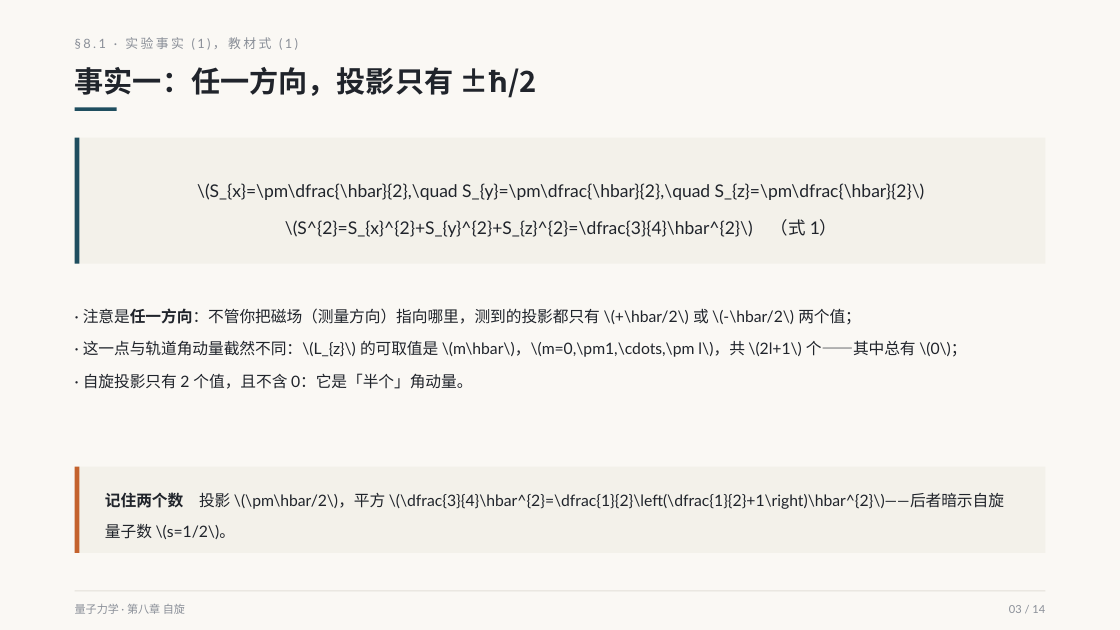
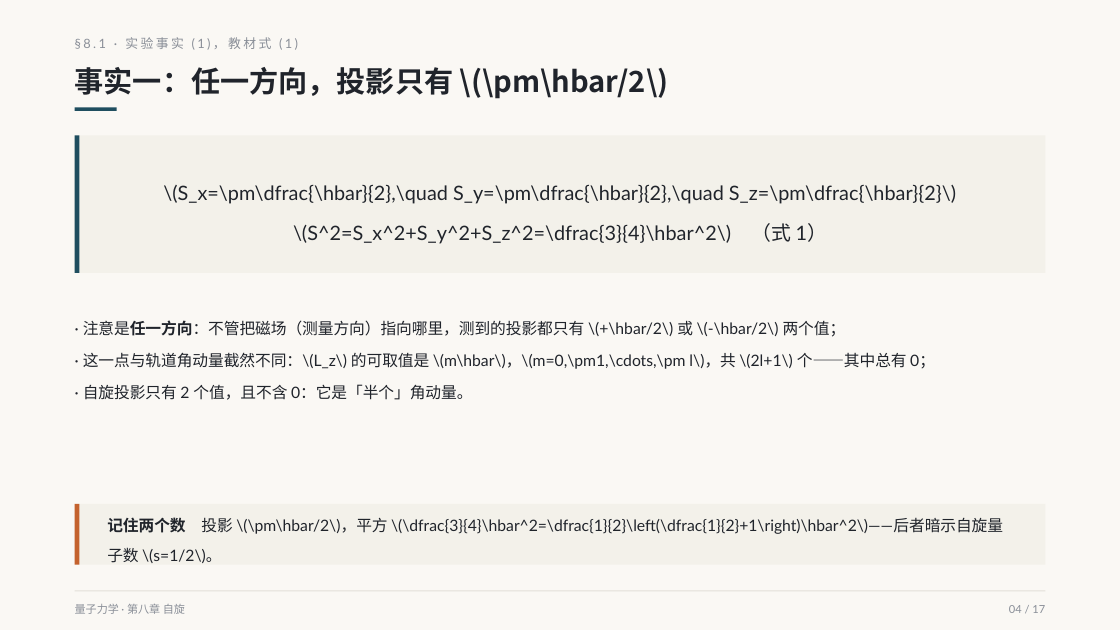
Before and after one commit to zhangdajian-sdu/quantum-mechanics-slides, a slide deck: slide 4 of slides/ch8/ch8-s1.pptx (slide 3 before the commit). Drawn at 1120x630 pixels with LibreOffice and Linux fonts; fonts in the diff are those of the drawing. Boxes give left, top, right and bottom in pixels: in the first picture for what was removed or moved away, otherwise in the second. Text is boxed around its words. In the diff, an @@ line names an element or a change of style, - is before the commit and + after.

```diff
--- a/slides/ch8/ch8-s1.pptx
+++ b/slides/ch8/ch8-s1.pptx
@@ text at (x1=75, y1=67, x2=668, y2=99): text changed @@
-事实一：任一方向，投影只有 ±ħ/2
+事实一：任一方向，投影只有 \(\pm\hbar/2\)
@@ rectangle resized from (x1=75, y1=138, x2=1046, y2=264) to (x1=75, y1=135, x2=1046, y2=273) @@
@@ rectangle resized from (x1=75, y1=138, x2=80, y2=264) to (x1=75, y1=135, x2=80, y2=273) @@
@@ text at (x1=163, y1=185, x2=956, y2=244): text changed; size 15 to 17 pt @@
-\(S_{x}=\pm\dfrac{\hbar}{2},\quad S_{y}=\pm\dfrac{\hbar}{2},\quad S_{z}=\pm\dfrac{\hbar}{2}\)
-\(S^{2}=S_{x}^{2}+S_{y}^{2}+S_{z}^{2}=\dfrac{3}{4}\hbar^{2}\) （式 1）
+\(S_x=\pm\dfrac{\hbar}{2},\quad S_y=\pm\dfrac{\hbar}{2},\quad S_z=\pm\dfrac{\hbar}{2}\)
+\(S^2=S_x^2+S_y^2+S_z^2=\dfrac{3}{4}\hbar^2\) （式 1）
@@ text "· 注意是任一方向：不管把磁场（测量方向）指向哪里，测到的投影都只有 \(+\hbar/2\) 或 \(-\hbar/2 ..." moved from (x1=83, y1=308, x2=966, y2=389) to (x1=83, y1=320, x2=935, y2=400) @@
@@ text at (x1=83, y1=320, x2=935, y2=369): text changed @@
-· 注意是任一方向：不管你把磁场（测量方向）指向哪里，测到的投影都只有 \(+\hbar/2\) 或 \(-\hbar/2\) 两个值；
-· 这一点与轨道角动量截然不同：\(L_{z}\) 的可取值是 \(m\hbar\)，\(m=0,\pm1,\cdots,\pm l\)，共 \(2l+1\) 个——其中总有 \(0\)；
+· 注意是任一方向：不管把磁场（测量方向）指向哪里，测到的投影都只有 \(+\hbar/2\) 或 \(-\hbar/2\) 两个值；
+· 这一点与轨道角动量截然不同：\(L_z\) 的可取值是 \(m\hbar\)，\(m=0,\pm1,\cdots,\pm l\)，共 \(2l+1\) 个——其中总有 0；
@@ rectangle resized from (x1=75, y1=467, x2=1046, y2=554) to (x1=75, y1=504, x2=1046, y2=565) @@
@@ rectangle resized from (x1=75, y1=467, x2=80, y2=554) to (x1=75, y1=504, x2=80, y2=565) @@
@@ text at (x1=107, y1=517, x2=1003, y2=563): text changed @@
-记住两个数 投影 \(\pm\hbar/2\)，平方 \(\dfrac{3}{4}\hbar^{2}=\dfrac{1}{2}\left(\dfrac{1}{2}+1\right)\hbar^{2}\)——后者暗示自旋量子数 \(s=1/2\)。
+记住两个数 投影 \(\pm\hbar/2\)，平方 \(\dfrac{3}{4}\hbar^2=\dfrac{1}{2}\left(\dfrac{1}{2}+1\right)\hbar^2\)——后者暗示自旋量子数 \(s=1/2\)。
@@ text at (x1=1009, y1=605, x2=1045, y2=613): text changed @@
-03 / 14
+04 / 17
```
Also in this commit, not shown: 13 other slides changed, 3 slides added, 25 other files.
